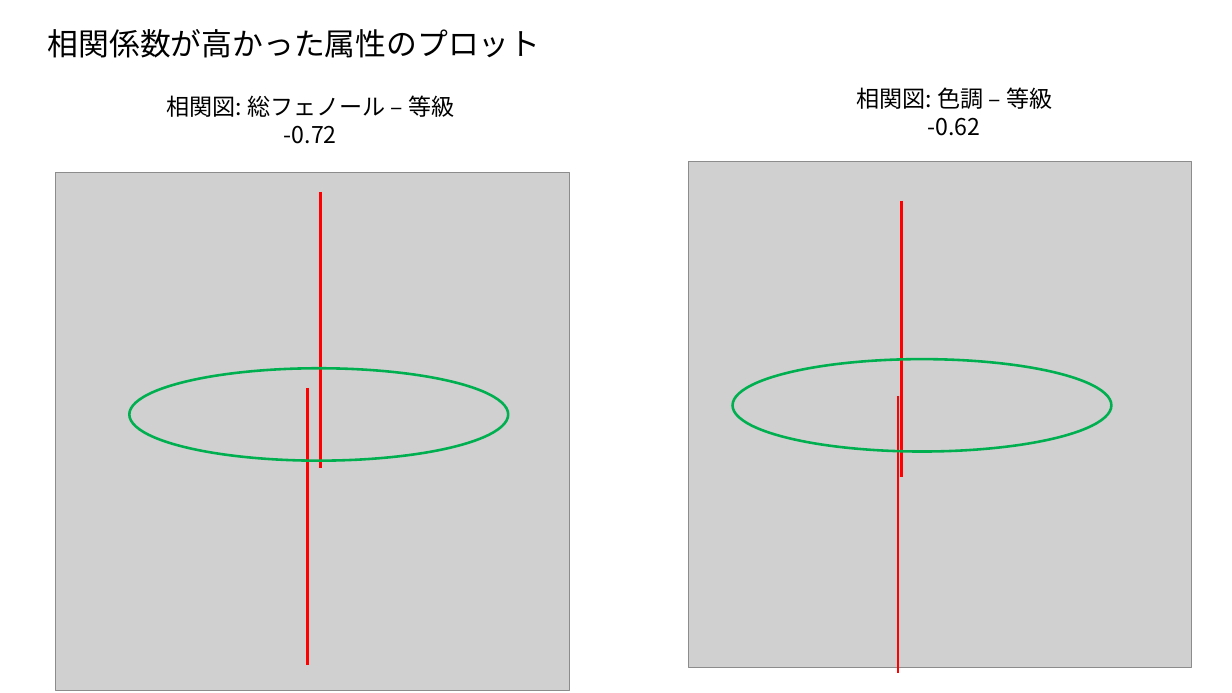
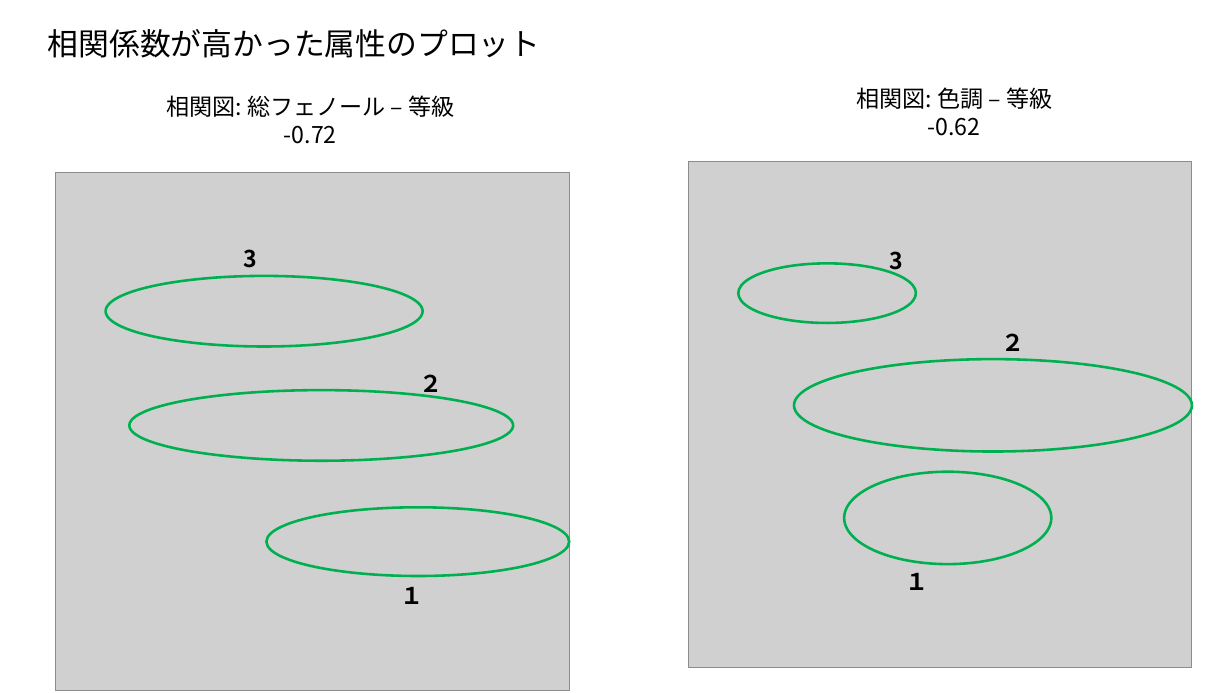
Before and after one commit to ShisatoYano/PythonPrograms, a slide deck: slide 13 of Analysis_Origine_Wine/Report.pptx. Drawn at 1232x693 pixels with LibreOffice and Linux fonts; fonts in the diff are those of the drawing; grey boxes stand for pictures. Boxes give left, top, right and bottom in pixels: in the first picture for what was removed or moved away, otherwise in the second. Text is boxed around its words. In the diff, an @@ line names an element or a change of style, - is before the commit and + after.

```diff
--- a/Analysis_Origine_Wine/Report.pptx
+++ b/Analysis_Origine_Wine/Report.pptx
@@ line removed from (321, 192) to (321, 469) @@
@@ line removed from (901, 201) to (901, 478) @@
@@ text added at [244,249,258,268], 18 pt, text #000000, bold @@
+3
@@ ellipse added at [738,263,916,323], outline #00B050 2 pt @@
@@ text added at [889,251,903,275], 18 pt, text #000000, bold @@
+3
@@ ellipse added at [105,276,422,347], outline #00B050 2 pt @@
@@ text added at [1002,333,1025,351], 18 pt, text #000000, bold @@
+２
@@ line removed from (308, 388) to (308, 665) @@
@@ text added at [419,374,442,398], 18 pt, text #000000, bold @@
+２
@@ ellipse: place and size @@
-ellipse at [733,360,1112,452]
+ellipse at [794,360,1192,452]
@@ ellipse: place and size @@
-ellipse at [129,369,508,461]
+ellipse at [129,390,513,460]
@@ line removed from (898, 396) to (898, 673) @@
@@ ellipse added at [845,472,1052,565], outline #00B050 2 pt @@
@@ ellipse added at [266,507,569,576], outline #00B050 2 pt @@
@@ text added at [400,587,423,604], 18 pt, text #000000, bold @@
+１
@@ text added at [906,573,929,590], 18 pt, text #000000, bold @@
+１
```
Also in this commit, not shown: 2 other slides changed, 14 slides added, 4 other files.
